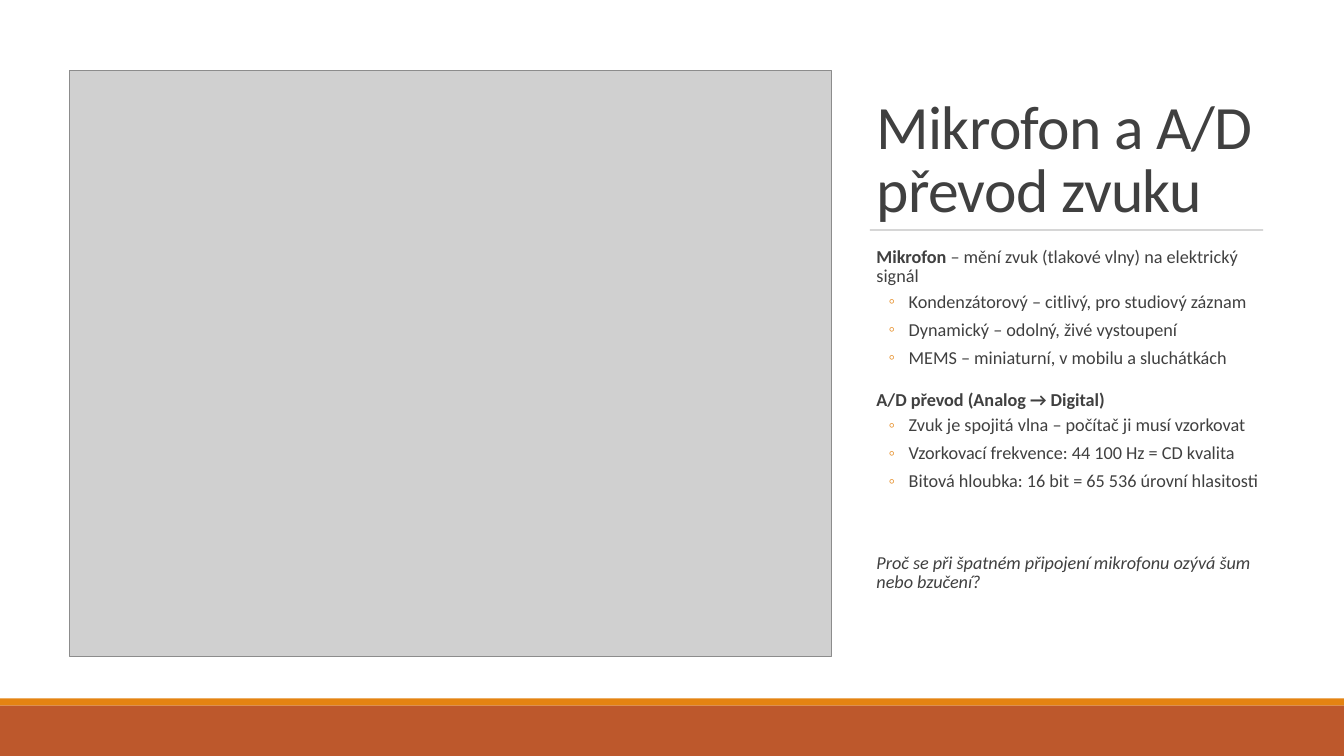
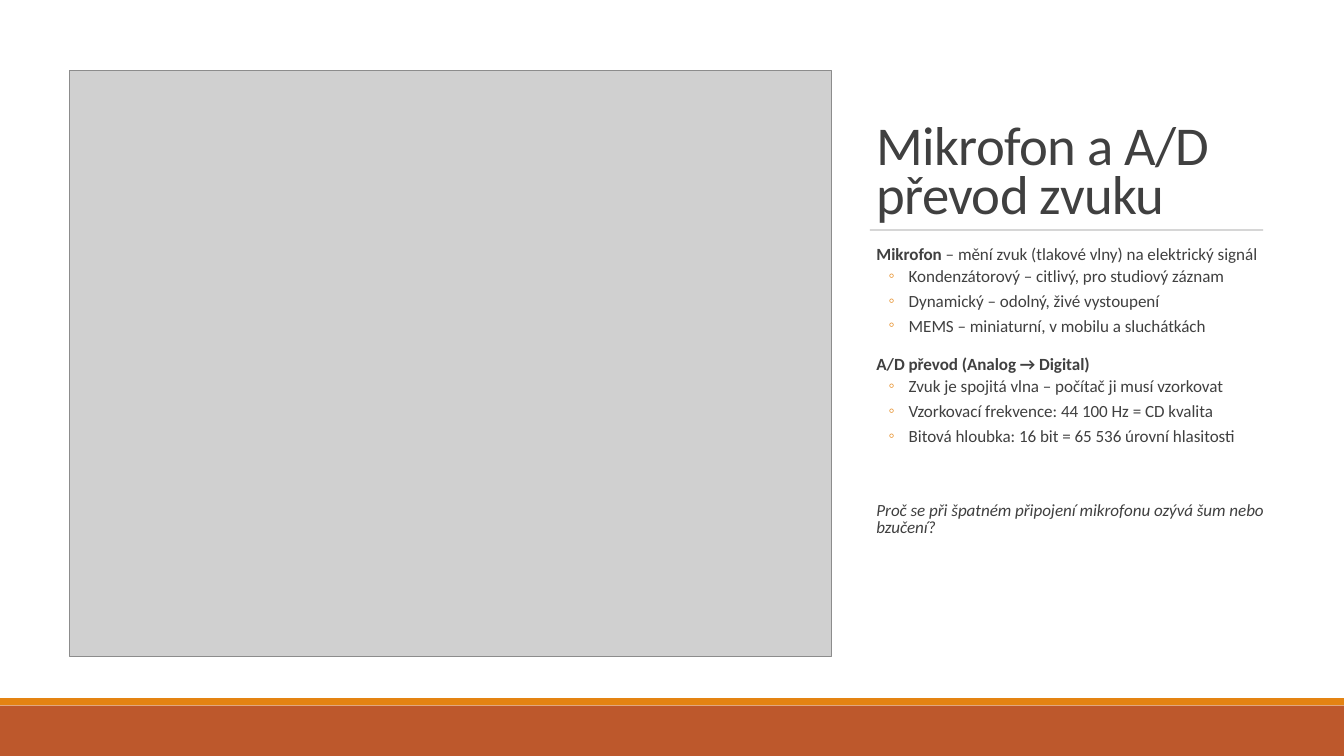
Before and after one commit to dawissl/hradebni-dmg, a slide deck: slide 7 of prezentace/1. ročník/16 - vstupní a výstupní zařízení.pptx. Drawn at 1344x756 pixels with LibreOffice and Linux fonts; fonts in the diff are those of the drawing; grey boxes stand for pictures. Boxes give left, top, right and bottom in pixels: in the first picture for what was removed or moved away, otherwise in the second. Text is boxed around its words. In the diff, an @@ line names an element or a change of style, - is before the commit and + after.

```diff
--- a/prezentace/1. ročník/16 - vstupní a výstupní zařízení.pptx
+++ b/prezentace/1. ročník/16 - vstupní a výstupní zařízení.pptx
@@ title "Mikrofon a A/D převod zvuku" at [876,127,1209,223]: size 44 to 39.1 pt; line spacing 0.85 to 0.75 @@
@@ text "Mikrofon – mění zvuk (tlakové ..." at [876,247,1263,533]: size 13 to 12.1 pt; line spacing 0.9 to 0.8 @@
```
Also in this commit, not shown: 8 other slides changed, 5 other files.
